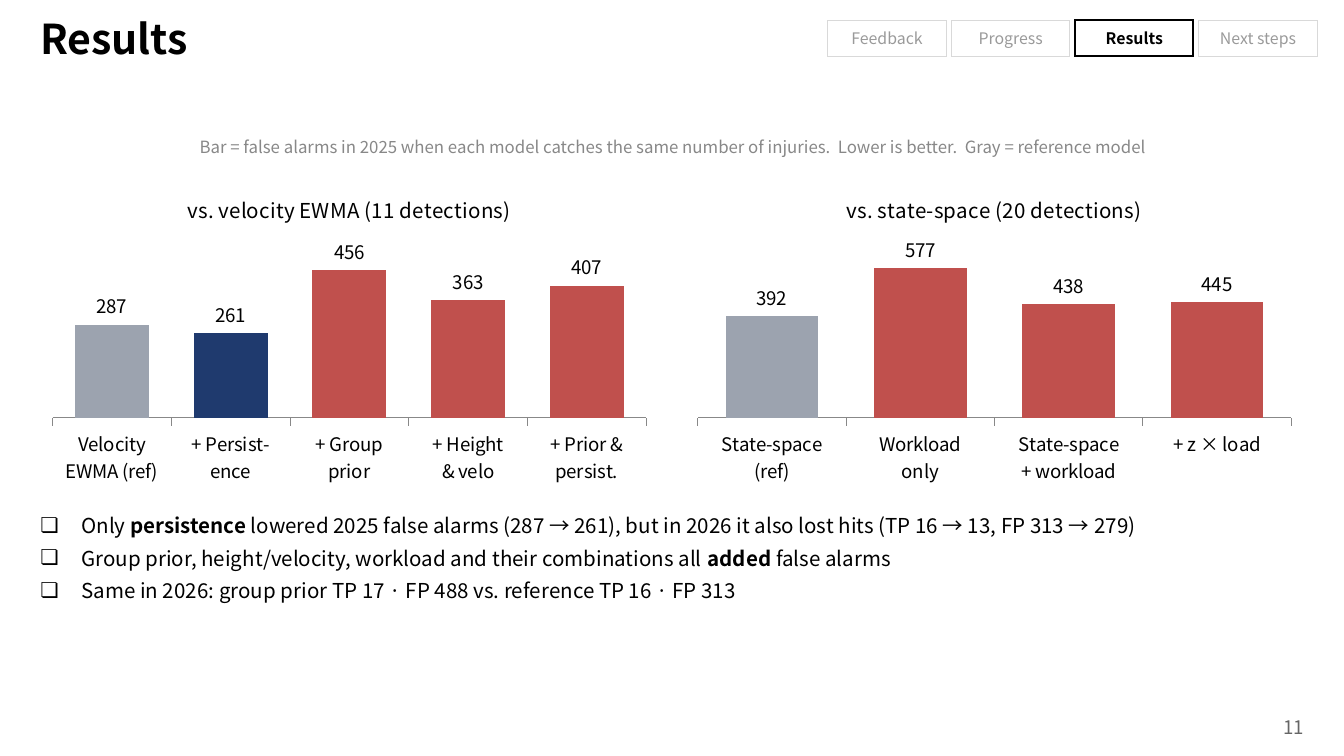
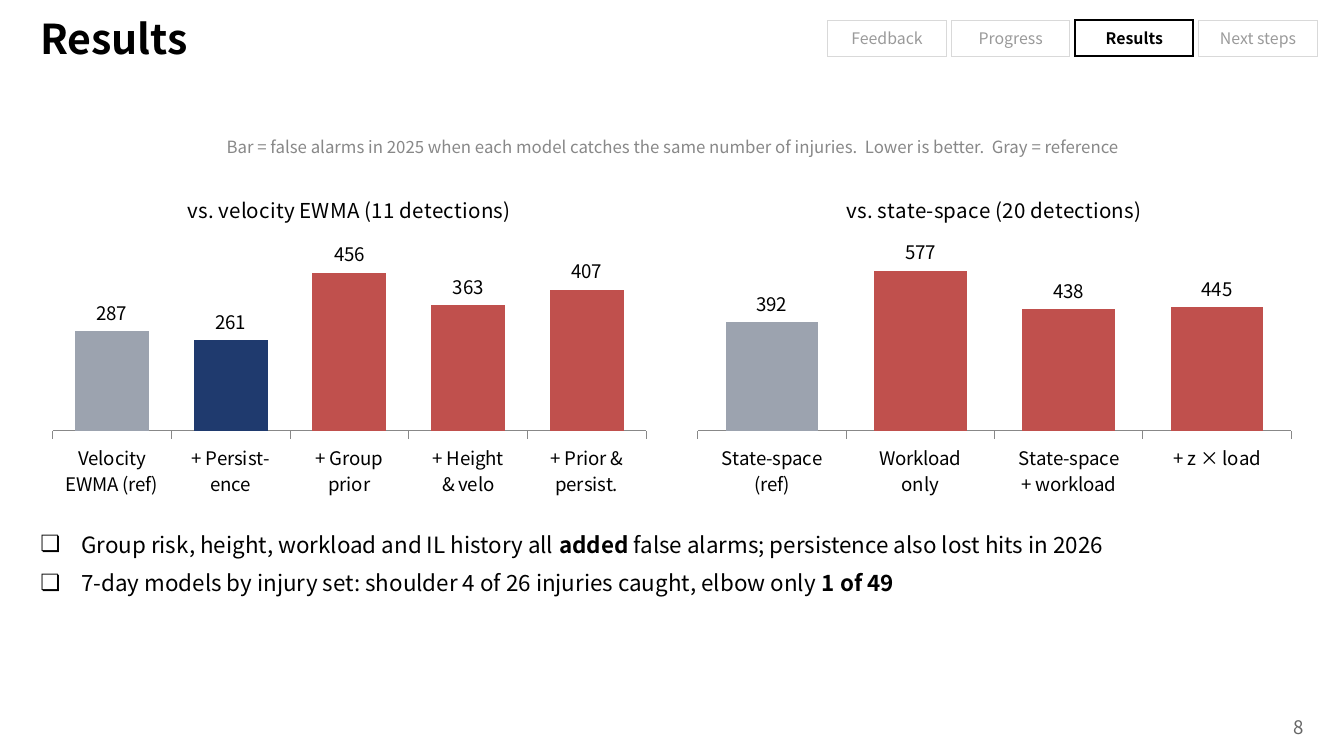
Before and after one commit to chirisjmmm/timeseries, a slide deck: slide 8 of presentation/Pitcher_Injury_Early_Warning_Midterm_EN.pptx (slide 11 before the commit). Drawn at 1344x756 pixels with LibreOffice and Linux fonts; fonts in the diff are those of the drawing; background and template pictures are left out. Boxes give left, top, right and bottom in pixels: in the first picture for what was removed or moved away, otherwise in the second. Text is boxed around its words. In the diff, an @@ line names an element or a change of style, - is before the commit and + after.

```diff
--- a/presentation/Pitcher_Injury_Early_Warning_Midterm_EN.pptx
+++ b/presentation/Pitcher_Injury_Early_Warning_Midterm_EN.pptx
@@ text at box(227, 139, 1119, 157): text changed @@
-Bar = false alarms in 2025 when each model catches the same number of injuries. Lower is better. Gray = reference model
+Bar = false alarms in 2025 when each model catches the same number of injuries. Lower is better. Gray = reference
@@ column chart: place and size @@
-column chart at box(40, 175, 659, 491)
+column chart at box(40, 175, 659, 504)
@@ column chart: place and size @@
-column chart at box(685, 175, 1304, 491)
+column chart at box(685, 175, 1304, 504)
@@ text at box(81, 535, 1103, 596): text changed; size 11 to 12 pt @@
-❏ Only persistence lowered 2025 false alarms (287 → 261), but in 2026 it also lost hits (TP 16 → 13, FP 313 → 279)
-❏ Group prior, height/velocity, workload and their combinations all added false alarms
-❏ Same in 2026: group prior TP 17 · FP 488 vs. reference TP 16 · FP 313
+❏ Group risk, height, workload and IL history all added false alarms; persistence also lost hits in 2026
+❏ 7-day models by injury set: shoulder 4 of 26 injuries caught, elbow only 1 of 49
@@ page number at box(1294, 720, 1304, 734): text changed @@
-11
+8
```
Also in this commit, not shown: 6 other slides changed, 1 slide added, 5 slides removed, 2 other files.
